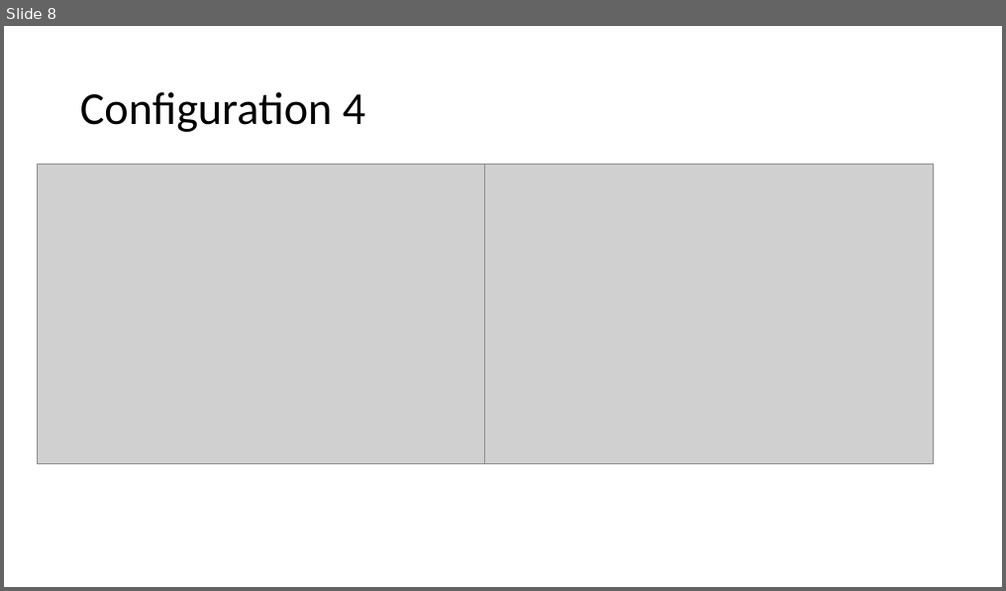
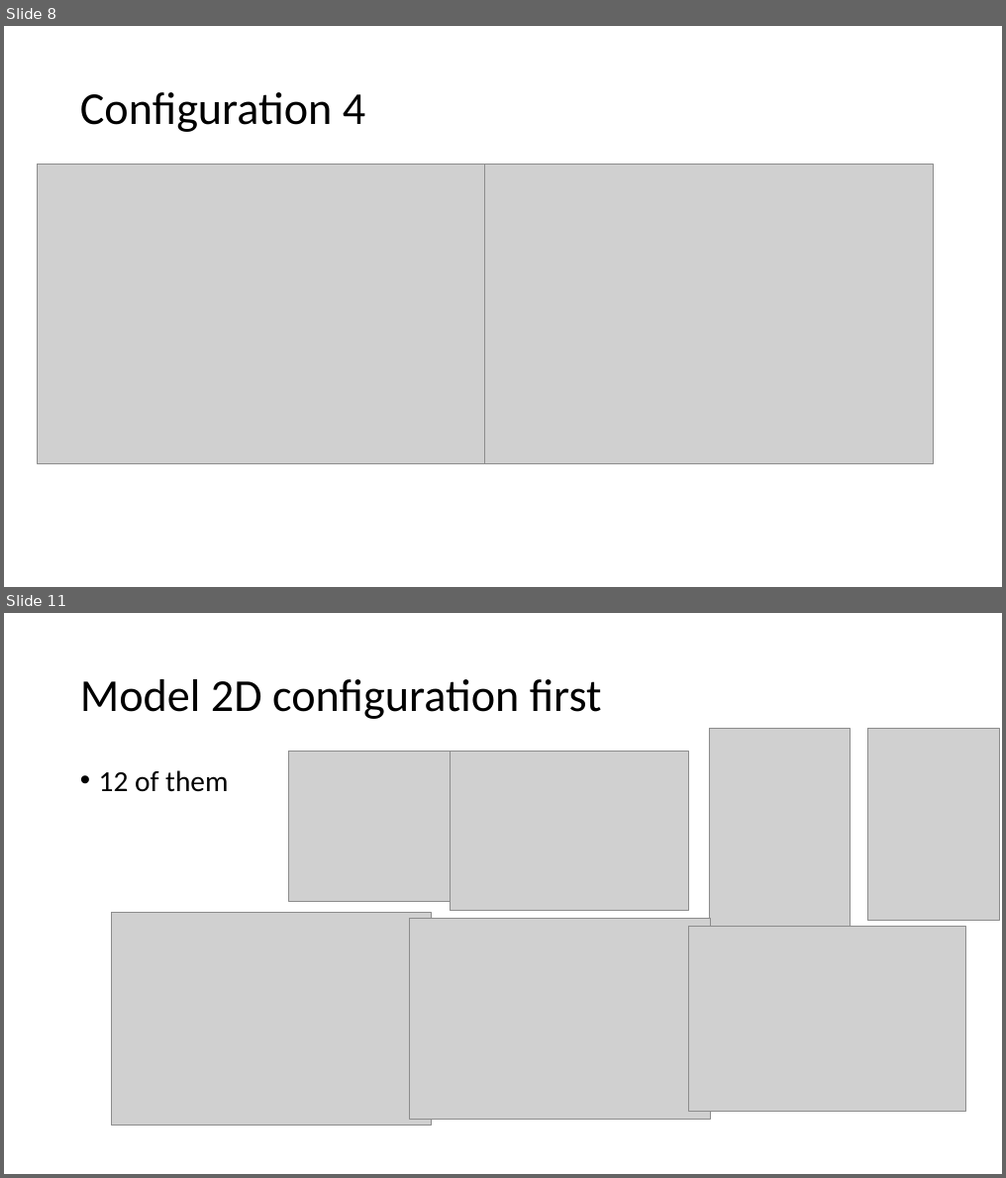
Before and after one commit to xzong0619/Pdn-Dynamics-Model, a slide deck: Cluster-Graphs/Cluster Expansion for Pd dynamics.pptx. Shown one above the other, each under a label of ours: slide 8 before the commit, slides 8 and 11 after it; the slides between them are not shown. The pictures are 1006x591 and 1006x1178 pixels, drawn with LibreOffice and Linux fonts; fonts in the diff are those of the drawing; grey boxes stand for pictures. Boxes give left, top, right and bottom in pixels: in the first picture for what was removed or moved away, otherwise in the second. Text is boxed around its words. In the diff, an @@ line names an element or a change of style, - is before the commit and + after.

```diff
--- a/Cluster-Graphs/Cluster Expansion for Pd dynamics.pptx
+++ b/Cluster-Graphs/Cluster Expansion for Pd dynamics.pptx
@@ slide 11 added at (4, 613, 1002, 1174), background #FFFFFF @@
@@ title added at (80, 679, 602, 719), 44 pt, text #000000 @@
+Model 2D configuration first
@@ picture added at (709, 728, 850, 934) @@
@@ picture added at (868, 728, 1000, 921) @@
@@ picture added at (288, 752, 473, 901) @@
@@ picture added at (450, 752, 688, 911) @@
@@ text added at (99, 770, 228, 792), 28 pt, text #000000 @@
+• 12 of them
@@ picture added at (111, 912, 431, 1126) @@
@@ picture added at (410, 919, 710, 1118) @@
@@ picture added at (689, 927, 966, 1112) @@
```
Also in this commit, not shown: 3 slides changed, 1 other slide added, 3 other files.
